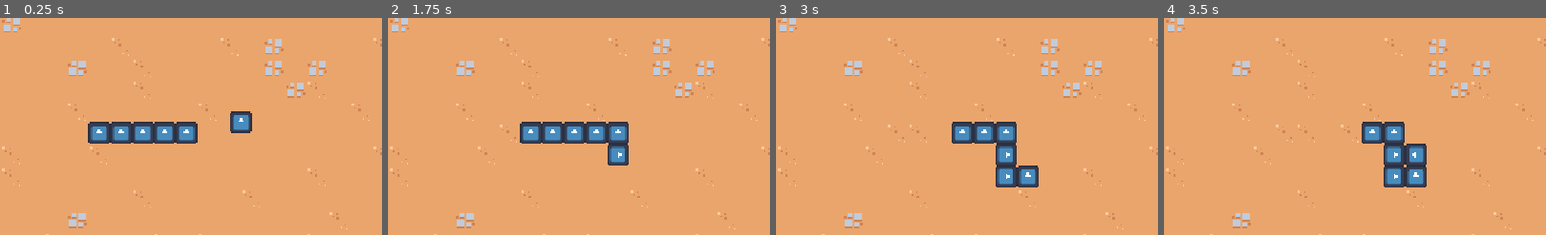
Above: before the commit, frames 1-4 (left to right).
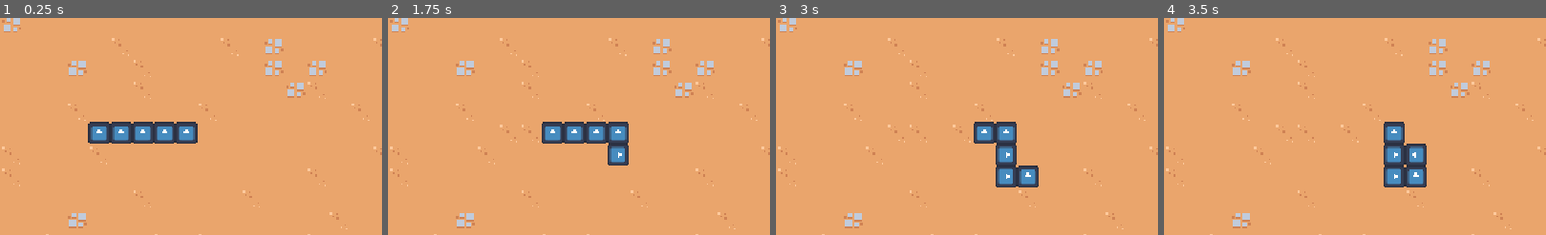
Above: after the commit, the same moments.

Repository: KaiRJ/snake
Game: Godot game, scene res://scenes/main/main.tscn
Same seed, same stepped clock (60 frames per second), same inputs: the game is played once before the commit and once after it. The engine's default icon, where the game draws it, is replaced by a stand-in: a white triangle on a blue panel in a dark square.
Inputs:
- Up to frame 1 (0.25 s): no input
- Up to frame 2 (1.75 s): tap Enter at 0.5 s; hold Right (ui_right) 0.53-1.28 s; hold Down (ui_down) from 1.28 s (still down)
- Up to frame 3 (3 s): tap Space at 2 s; release Down (ui_down) at 2.03 s; hold Right (ui_right) 2.03-2.78 s; hold Up (ui_up) from 2.78 s (still down)
- Up to frame 4 (3.5 s): keep holding Up (ui_up)
The pictures show only the part of the screen within x 40-90%, y 26-76%; the shares and areas given below are measured in that part.

The runs differ from the first frame. In frame 1, 0.6% of the frame differs, in the area x 60-66%, y 42-54%; in frame 2, 0.6%, in the area x 34-41%, y 47-58%; in frame 3, 0.6%; in frame 4, 0.6%.

Commit message:
Add documentation and tidy and fix some code

Diff:
--- a/components/player_grid_movement_C.gd
+++ /dev/null
@@ -1,50 +0,0 @@
-class_name PlayerGridMovementC extends Node
-## TODO brief intro
-##
-## TODO detailed description
-
-## The size of the tiles in the grid in pixels
-@export var tile_size := 16
-
-## The wait time (in seconds) for the timer used to delay movement
-@export var move_delay := 0.5
-
-## Allows access to the parent of the component
-@onready var parent: CharacterBody2D = get_parent()
-
-## Dictionary for the directions for player input
-const directions = {"ui_up"   : Vector2.UP,
-					"ui_down" : Vector2.DOWN,
-					"ui_right": Vector2.RIGHT,
-					"ui_left" : Vector2.LEFT}
-
-## The current direction
-var direction := Vector2.RIGHT
-
-## Time to control the speed of the movement
-var movement_timer := Timer.new()
-
-
-func _ready() -> void:
-	# Initialise and start the movement timer
-	movement_timer.wait_time = move_delay
-	movement_timer.autostart = true
-	movement_timer.one_shot = false
-	add_child(movement_timer)
-	movement_timer.timeout.connect(_on_movement_timer_timeout)
-
-
-func _physics_process(_delta: float) -> void:
-	get_input()
-
-
-## Get and update the direction based on player input
-func get_input():
-	for input in directions:
-		if Input.is_action_pressed(input):
-			direction = directions[input]
-
-
-## Update the players position on timer timeout
-func _on_movement_timer_timeout() -> void:
-	parent.position += direction * tile_size
--- a/scenes/autoload/game_events.gd
+++ b/scenes/autoload/game_events.gd
@@ -1,9 +1,12 @@
 extends Node
+## This node controls the game wide events.
 
 
+## The game over screen
 @export var game_over_screen_scene: PackedScene
 
 
+## Instantiate the game over screen and add it to the tree
 func game_over():
 	var game_over_screen_scene_instance := game_over_screen_scene.instantiate()
 	get_tree().get_root().add_child(game_over_screen_scene_instance)
--- a/scenes/item_manager/item_manager.gd
+++ b/scenes/item_manager/item_manager.gd
@@ -1,7 +1,11 @@
-class_name ItemManager extends Node
+class_name ItemManager
+extends Node
 ## Scene to manage the spawning of the items.
 ##
-## TODO detailed description
+## This scene randomly picks a spawn time between min_spawn_time and
+## max_spawn_time, and after this time spawns an random item from the array
+## item_types on the map.
+##
 
 
 ## The TileMapLayer the snake is moving in
@@ -9,6 +13,9 @@
 
 ## The base item type
 @export var item: PackedScene
+
+## Resources for the different types of item
+@export var item_types: Array[ItemResource]
 
 ## The minimum sqawn time for an item
 @export var min_spawn_time := 5
@@ -61,6 +68,7 @@
 	print("Spawning item")
 	var new_item = item.instantiate() as Item
 	new_item.global_position = spawn_coords
+	new_item.item_type = item_types.pick_random()
 	add_child(new_item)
 
 
--- a/scenes/items/item/item.gd
+++ b/scenes/items/item/item.gd
@@ -1,15 +1,23 @@
 class_name Item
 extends Node
-
-@export var items: Array[ItemResource]
+## Script to control the items in the game.
+##
+## The script detects if a snake picks up the item and then applys the item.
+##
 
 
+## Resource to hold the item icon, score, and ability
+@export var item_type: ItemResource
+
+
+## Apply the item's apply_item function to the snake_manager.
 func _on_area_entered(area: Area2D) -> void:
 	if area.get_parent() is SnakeBody:
 		var snake_manager = area.get_parent().get_parent().get_parent() as SnakeManager
-		items.pick_random().apply_item(snake_manager)
+		item_type.apply_item(snake_manager)
 		queue_free()
 
 
+## Delete this item on the timer timeout.
 func _on_life_time_timer_timeout() -> void:
 	queue_free()
--- a/scenes/items/item/item.tscn
+++ b/scenes/items/item/item.tscn
@@ -1,22 +1,13 @@
-[gd_scene load_steps=7 format=3 uid="uid://dp4lgygdp1f51"]
+[gd_scene load_steps=4 format=3 uid="uid://dp4lgygdp1f51"]
 
 [ext_resource type="Script" uid="uid://dcyrku5i7phv6" path="res://scenes/items/item/item.gd" id="1_k5fmm"]
 [ext_resource type="Texture2D" uid="uid://bhc52hwe02yvd" path="res://scenes/snake_manager/icon.svg" id="2_6apef"]
-[ext_resource type="Script" uid="uid://d3bi5mgkgcc44" path="res://scenes/items/item_resource/item_resource.gd" id="2_vi5wy"]
-[ext_resource type="Script" uid="uid://b1n1x0ht46wtg" path="res://scenes/items/item_resource/growth_item/growth_item.gd" id="4_vi5wy"]
-
-[sub_resource type="Resource" id="Resource_phl53"]
-script = ExtResource("4_vi5wy")
-item_name = "Growth"
-icon = ExtResource("2_6apef")
-metadata/_custom_type_script = "uid://b1n1x0ht46wtg"
 
 [sub_resource type="RectangleShape2D" id="RectangleShape2D_ouqkq"]
 size = Vector2(14, 14)
 
 [node name="Item" type="Node2D" groups=["item"]]
 script = ExtResource("1_k5fmm")
-items = Array[ExtResource("2_vi5wy")]([SubResource("Resource_phl53")])
 
 [node name="Sprite2D" type="Sprite2D" parent="."]
 scale = Vector2(0.125, 0.125)
--- a/scenes/items/item_resource/growth_item/growth_item.gd
+++ b/scenes/items/item_resource/growth_item/growth_item.gd
@@ -1,6 +1,11 @@
 class_name GrowthItem
 extends ItemResource
+## This item increases the snake size by 1.
+##
+## When picked up this item signals the snake to not move its tail.
+##
 
 
+## Signal the snake manager to not move it's tail on the next move.
 func apply_item(snake_manager: SnakeManager) -> void:
 	snake_manager.move_tail = false
--- a/scenes/items/item_resource/item_resource.gd
+++ b/scenes/items/item_resource/item_resource.gd
@@ -1,12 +1,24 @@
 class_name ItemResource
 extends Resource
+## Base resource type for all my times.
+##
+## This class serves as a connection between all items in my game so that I can
+## easily apply items without checking types.
+##
 
-# TODO Add documentation
+## This is the name of the item.
+@export
+var item_name: String
 
-@export var item_name: String
-@export var icon: Texture2D
-@export var score: int
+## This is the icon for the item.
+@export
+var icon: Texture2D
+
+## This is how much score the item is worth.
+@export
+var score: int = 0
 
 
+## This is the template function for an item to call when it is picked up.
 func apply_item(snake_manager: SnakeManager) -> void:
 	push_error("apply_item() not implemented for item: %s" % item_name)
--- a/scenes/main/main.tscn
+++ b/scenes/main/main.tscn
@@ -1,10 +1,11 @@
-[gd_scene load_steps=6 format=4 uid="uid://dk6ca2tumgk3g"]
+[gd_scene load_steps=7 format=4 uid="uid://dk6ca2tumgk3g"]
 
 [ext_resource type="TileSet" uid="uid://byqmihc3uylv6" path="res://resources/tileset.tres" id="1_iuonh"]
 [ext_resource type="PackedScene" uid="uid://37v6ted0rt2t" path="res://scenes/map_bounds/map_bounds.tscn" id="2_6q06x"]
 [ext_resource type="PackedScene" uid="uid://bw4kbwucl4nci" path="res://scenes/item_manager/item_manager.tscn" id="2_k2fmo"]
 [ext_resource type="PackedScene" uid="uid://ckuxxn8xk07ap" path="res://scenes/snake_manager/snake_manager.tscn" id="3_k2fmo"]
-[ext_resource type="PackedScene" uid="uid://dp4lgygdp1f51" path="res://scenes/items/item/item.tscn" id="3_l3cfh"]
+[ext_resource type="Script" uid="uid://d3bi5mgkgcc44" path="res://scenes/items/item_resource/item_resource.gd" id="4_hujxm"]
+[ext_resource type="Resource" uid="uid://cyohq73so5pn5" path="res://scenes/items/item_resource/growth_item/growth_resource.tres" id="5_yyfjg"]
 
 [node name="Main" type="Node"]
 
@@ -16,13 +17,10 @@
 
 [node name="ItemManager" parent="." node_paths=PackedStringArray("tile_map_layer") instance=ExtResource("2_k2fmo")]
 tile_map_layer = NodePath("../TileMapLayer")
-item = ExtResource("3_l3cfh")
+item_types = Array[ExtResource("4_hujxm")]([ExtResource("5_yyfjg")])
 min_spawn_time = 3
 max_spawn_time = 5
 
 [node name="SnakeManager" parent="." node_paths=PackedStringArray("tile_map_layer") instance=ExtResource("3_k2fmo")]
 tile_map_layer = NodePath("../TileMapLayer")
 init_size = 5
-
-[node name="Item" parent="." instance=ExtResource("3_l3cfh")]
-position = Vector2(400, 160)
--- a/scenes/map_bounds/map_bounds.gd
+++ b/scenes/map_bounds/map_bounds.gd
@@ -1,7 +1,7 @@
 extends Node
 
 
+## When the snake enters the map bounds call the game over function.
 func _on_area_entered(area: Area2D) -> void:
-	print("area entered")
 	if area.get_parent() is SnakeBody:
 		GameEvents.game_over()
--- a/scenes/snake_body/snake_body.gd
+++ b/scenes/snake_body/snake_body.gd
@@ -1,30 +1,39 @@
-class_name SnakeBody extends Node2D
-## TODO
+class_name SnakeBody
+extends Node2D
+## Scene for individual snake body parts.
 ##
-## TODO detailed description
+## This scene controls the sprite used for each body type (head, body, tail)
+## and calls the game over function if the head collides with another body.
+##
 
 # TODO might not need this when can just check the sprites directly
 var isHead := true
 
 func _ready() -> void:
+	make_head()
 	$Area2D.area_entered.connect(_on_area_entered)
 
 
 ## Turn body part into a snake body part
 func make_head():
+	isHead = true
 	pass
 
 
 ## Turn body part into a snake body part
 func make_body():
+	isHead = false
 	pass
 
 
 ## Turn body part into a snake tail part
 func make_tail():
+	isHead = false
 	pass
 
 
+## If the head collides with an other snake body call the game over function.
 func _on_area_entered(area: Area2D):
 	if area.get_parent() is SnakeBody:
-		GameEvents.game_over()
+		if (isHead): # to make sure game over is only called once
+			GameEvents.game_over()
--- a/scenes/snake_manager/snake_manager.gd
+++ b/scenes/snake_manager/snake_manager.gd
@@ -1,7 +1,10 @@
-class_name SnakeManager extends Node2D
+class_name SnakeManager
+extends Node2D
 ## Scene to hold and manage snake body parts.
 ##
-## TODO detailed description
+## This scene stores each snake body part and controls the movement of them in
+## the game.
+##
 
 ## The snake body scene
 @export var snake_body: PackedScene
--- a/scenes/ui/game_over_screen.gd
+++ b/scenes/ui/game_over_screen.gd
@@ -1,4 +1,10 @@
-class_name GameOverScreen extends CanvasLayer
+class_name GameOverScreen
+extends CanvasLayer
+## The game over screen scene for prompting the player to restart/quit.
+##
+## This scene pauses the game and shows the player the game over screen, which
+## they can interact with.
+##
 
 
 func _ready() -> void:
Not shown, removed: components/player_grid_movement_C.gd.uid
